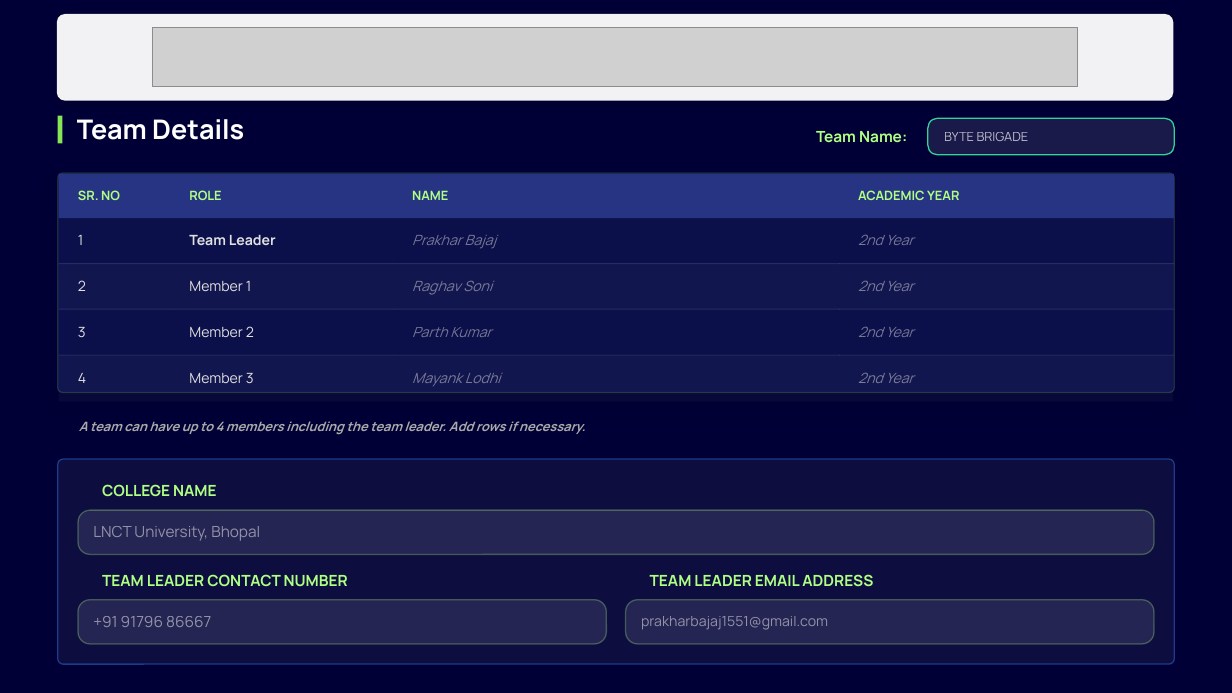
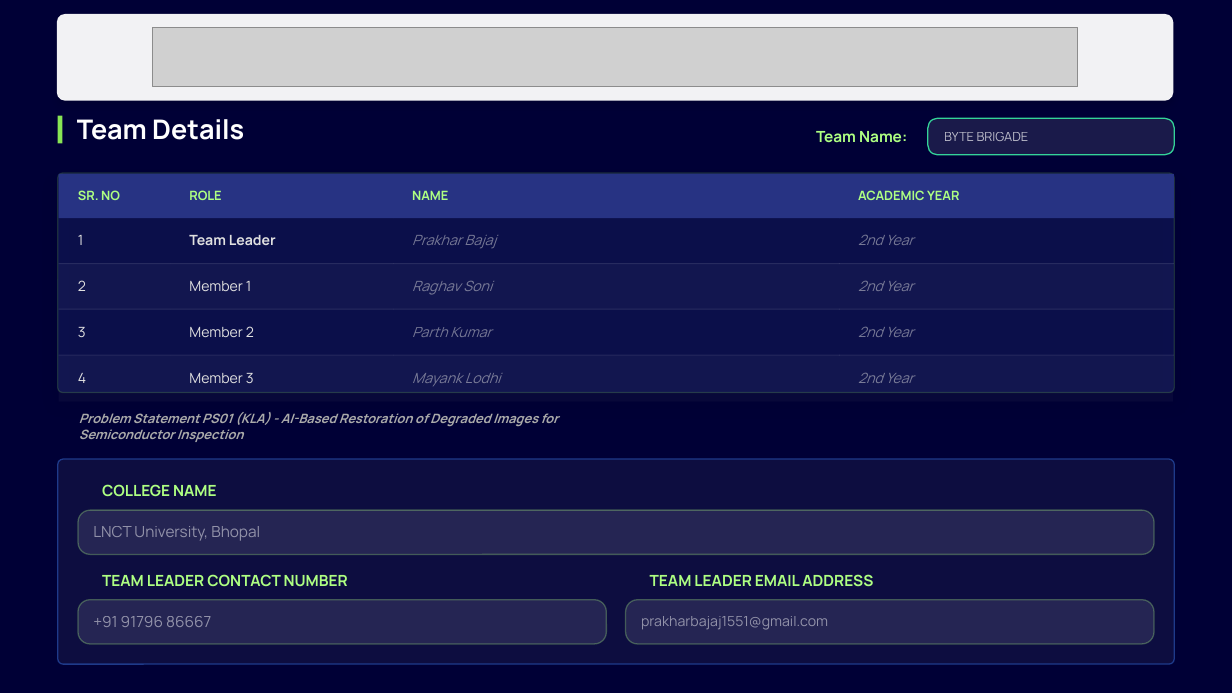
Before and after one commit to prakharbajaj1551/semicon-image-restoration, a slide deck: slide 1 of BYTE BRIGADE_PS01.pptx. Drawn at 1232x693 pixels with LibreOffice and Linux fonts; fonts in the diff are those of the drawing; grey boxes stand for pictures; background and template pictures are left out; a plain dark background stands for a picture behind light text. Boxes give left, top, right and bottom in pixels: in the first picture for what was removed or moved away, otherwise in the second. Text is boxed around its words. In the diff, an @@ line names an element or a change of style, - is before the commit and + after.

Commit message:
Replace the template's instruction text with actual answers
Every slide shipped with a prompt telling the author what to write -
'Provide a brief summary of your idea', 'Describe your idea in detail' and
so on. Those lines were still in place and are the most prominent text on
each slide, so judges would have read the instructions rather than the
submission. Each is now a one-line answer to the question it asked, and
two slide titles lost their instructional suffix.

Also corrected two claims that survived from earlier drafts: the model is
0.53 M parameters with a 2.3 MB inference checkpoint, not 6.5 MB, and the
residual design strongly constrains hallucination rather than making it
impossible.

```diff
--- a/BYTE BRIGADE_PS01.pptx
+++ b/BYTE BRIGADE_PS01.pptx
@@ text at bbox=[79, 412, 559, 442]: text changed @@
-A team can have up to 4 members including the team leader. Add rows if necessary.
+Problem Statement PS01 (KLA) - AI-Based Restoration of Degraded Images for Semiconductor Inspection
```
Also in this commit, not shown: 6 other slides changed, 1 other file.
